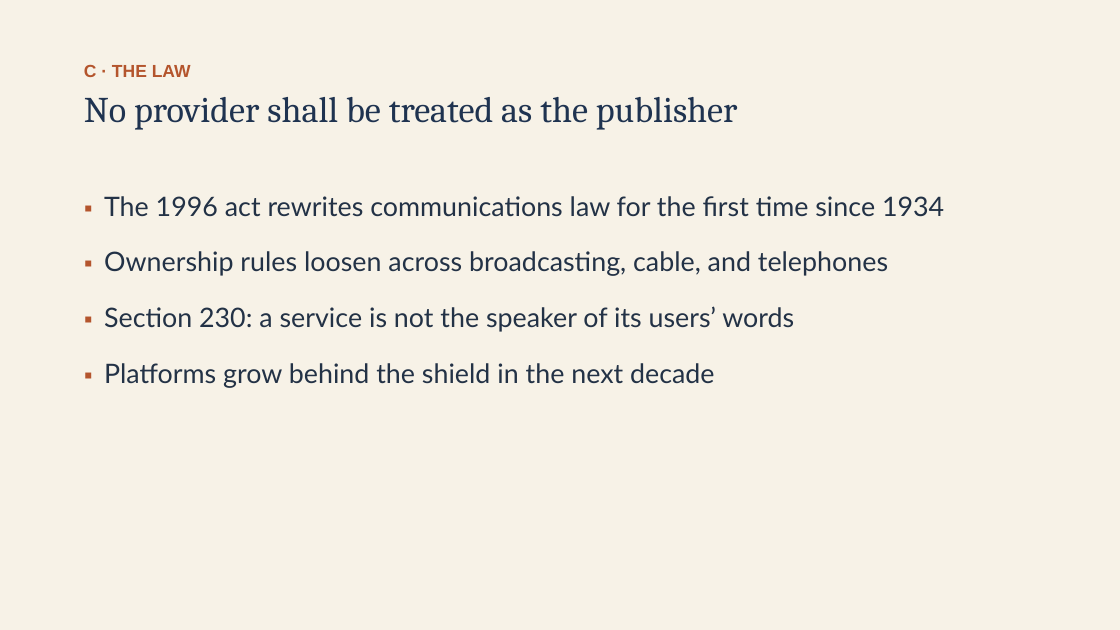
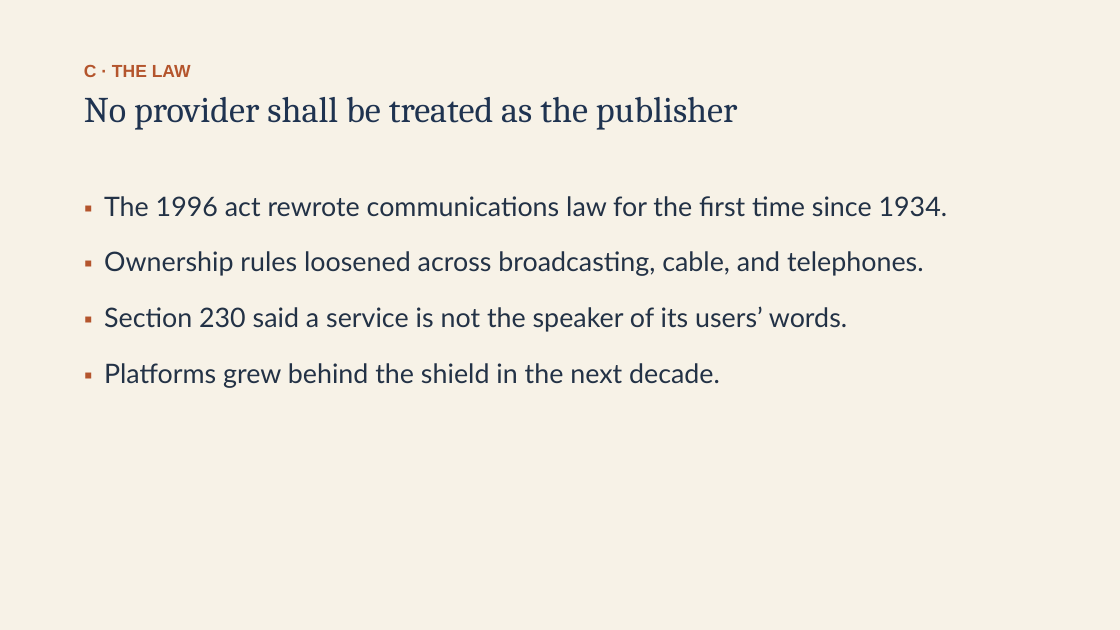
Before and after one commit to ab17gthb/humanities-curriculum-group, a slide deck: slide 11 of modern-america/lesson-04/lesson-04-slides.pptx. Drawn at 1120x630 pixels with LibreOffice and Linux fonts; fonts in the diff are those of the drawing. Boxes give left, top, right and bottom in pixels: in the first picture for what was removed or moved away, otherwise in the second. Text is boxed around its words. In the diff, an @@ line names an element or a change of style, - is before the commit and + after.

```diff
--- a/modern-america/lesson-04/lesson-04-slides.pptx
+++ b/modern-america/lesson-04/lesson-04-slides.pptx
@@ text at [104,196,948,388]: text changed @@
-▪ The 1996 act rewrites communications law for the first time since 1934
-▪ Ownership rules loosen across broadcasting, cable, and telephones
-▪ Section 230: a service is not the speaker of its users’ words
-▪ Platforms grow behind the shield in the next decade
+▪ The 1996 act rewrote communications law for the first time since 1934.
+▪ Ownership rules loosened across broadcasting, cable, and telephones.
+▪ Section 230 said a service is not the speaker of its users’ words.
+▪ Platforms grew behind the shield in the next decade.
```
Also in this commit, not shown: 8 other slides changed, 6 other files.
